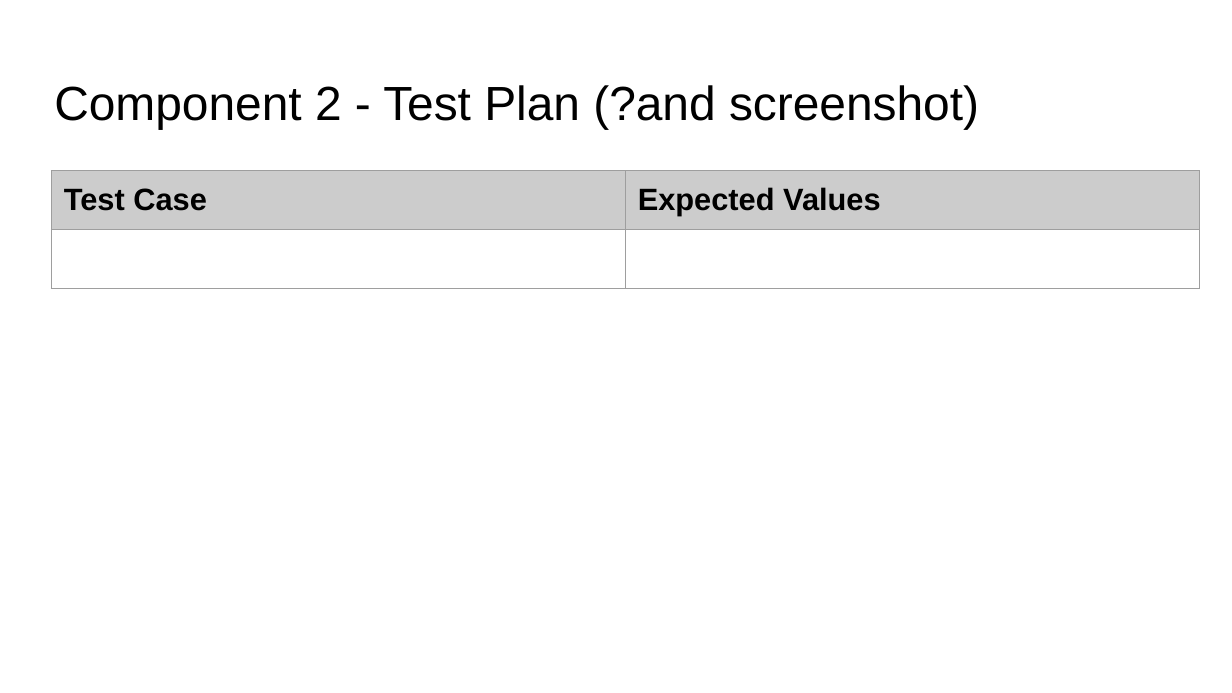
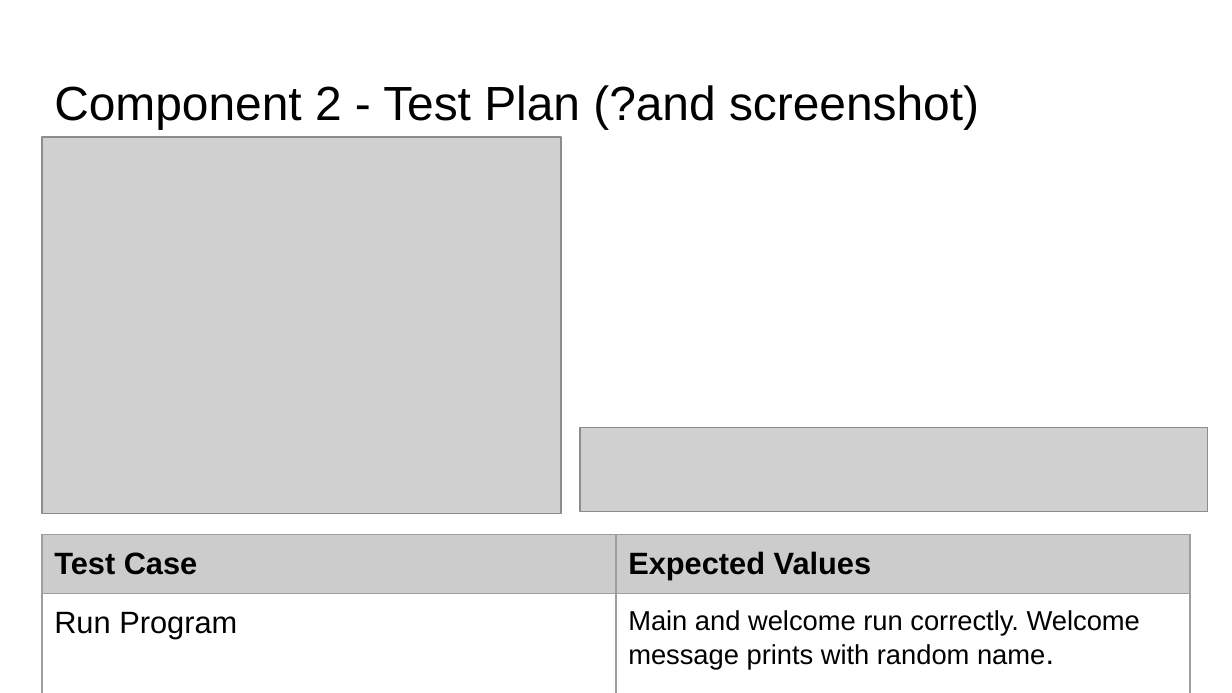
Before and after one commit to Tymara001/Jewellery_Bot, a slide deck: slide 18 of Tymara Manu Fepale - 000_91896 _ 91897 Documentation - 2444936.pptx. Drawn at 1232x693 pixels with LibreOffice and Linux fonts; fonts in the diff are those of the drawing; grey boxes stand for pictures. Boxes give left, top, right and bottom in pixels: in the first picture for what was removed or moved away, otherwise in the second. Text is boxed around its words. In the diff, an @@ line names an element or a change of style, - is before the commit and + after.

Commit message:
Created welcome v2
Changed the welcome message code into a function. Also created a main() function to call welcome()

```diff
--- a/Tymara Manu Fepale - 000_91896 _ 91897 Documentation - 2444936.pptx
+++ b/Tymara Manu Fepale - 000_91896 _ 91897 Documentation - 2444936.pptx
@@ picture added at (x1=42, y1=137, x2=561, y2=513) @@
@@ picture added at (x1=580, y1=428, x2=1207, y2=513) @@
@@ table at (x1=42, y1=535, x2=1190, y2=693) @@
-row 2, column 1: 
+row 2, column 1: Run Program
-row 2, column 2: 
+row 2, column 2: Main and welcome run correctly. Welcome message prints with random name.
@@ table resized from (x1=52, y1=171, x2=1200, y2=294) to (x1=42, y1=535, x2=1190, y2=693) @@
```
Also in this commit, not shown: 2 other slides changed, 2 other files.
